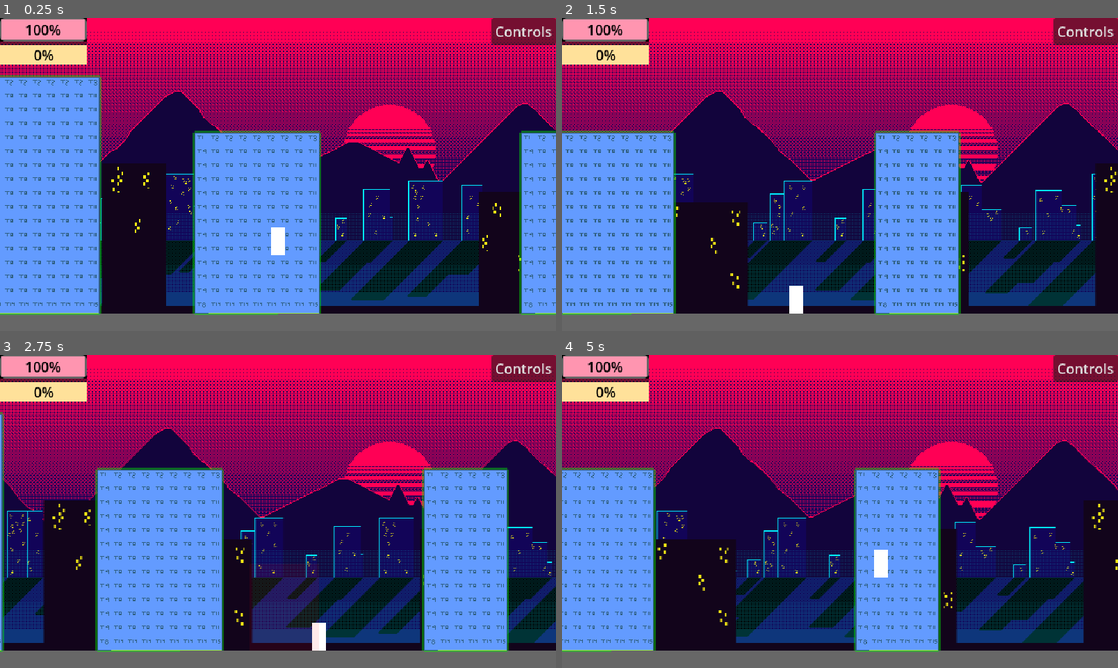
Above: before the commit, frames 1-4 (two rows, left to right).
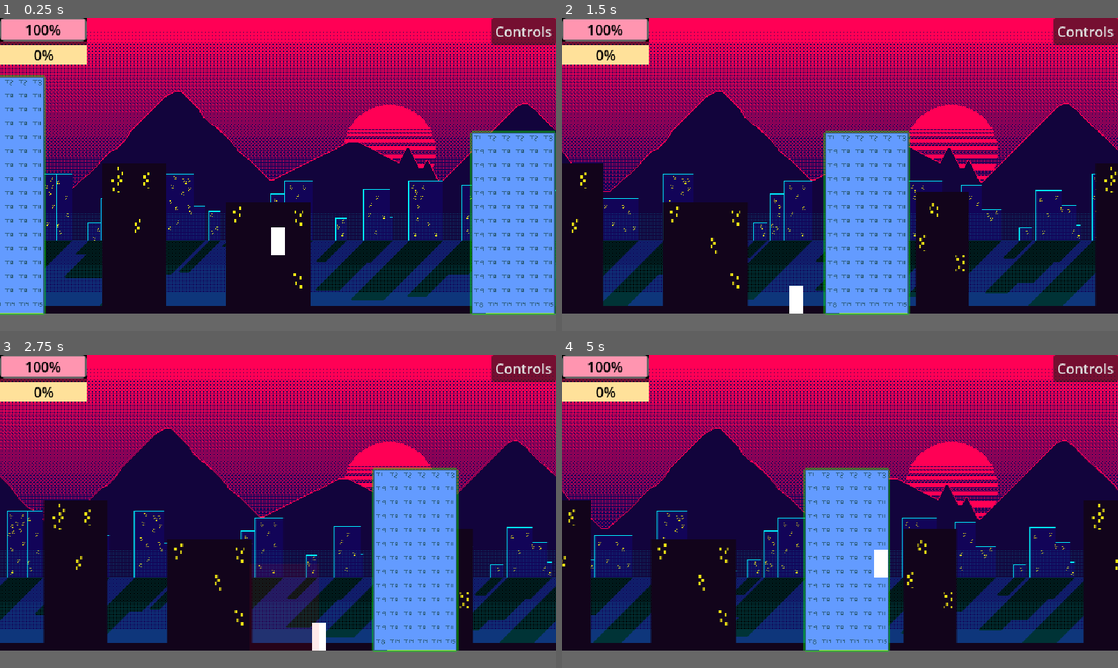
Above: after the commit, the same moments.

Repository: pkfiyah/hangry
Game: Godot game, scene res://levels/prototype.tscn
The game is run twice, just before and just after one commit, with the same random seed, the same clock (stepped at 60 frames per second) and the same inputs.
Inputs:
- Up to frame 1 (0.25 s): no input
- Up to frame 2 (1.5 s): tap Enter (ui_accept) at 0.5, 0.77 s; hold Z 0.53-1.28 s; hold Right (ui_right) from 0.53 s (still down); tap Z at 1.35 s
- Up to frame 3 (2.75 s): tap Enter (ui_accept) at 1.52 s; release Right (ui_right) at 2.03 s; hold Left (ui_left) from 2.03 s (still down); hold Z from 2.03 s (still down)
- Up to frame 4 (5 s): release Left (ui_left) at 2.78 s; release Z at 2.78 s; hold Right (ui_right) 2.78-4.28 s; tap Z at 2.85, 4.35 s; tap Enter (ui_accept) at 3.02, 3.77, 4.52 s; hold Z 3.53-4.28 s; hold Left (ui_left) from 4.28 s (still down)

The runs differ from the first frame. In frame 1, 28% of the frame differs, in the area x 6-100%, y 18-95%; in frame 2, 24%; in frame 3, 26%; in frame 4, 21%.

Commit message:
Clean up unused bits and bobs

Diff:
--- a/entities/chunk.gd
+++ b/entities/chunk.gd
@@ -22,8 +22,8 @@
 		var max_attempts = 10
 
 		for attempt in range(max_attempts):
-			# A chunk is 800 wide. We keep them away from the very edges.
-			pos_x = randf_range(100.0, 700.0 - b_width_pixels)
+			# A chunk is 640 wide (matching CHUNK_WIDTH in main.gd). We keep them away from the very edges.
+			pos_x = randf_range(100.0, 540.0 - b_width_pixels)
 
 			var overlap = false
 			for other in spawned_buildings:
--- a/entities/structures/building.gd
+++ /dev/null
@@ -1,88 +0,0 @@
-extends StaticBody2D
-
-@onready var color_rect = $ColorRect
-@onready var collision_shape = $CollisionShape2D
-
-var max_health: int = 100
-var current_health: int = 100
-var base_color: Color
-
-func _ready():
-	randomize_building()
-
-func randomize_building():
-	# Pick a random size for the building
-	var b_width = randf_range(90.0, 180.0)
-	var b_height = randf_range(180.0, 300.0)
-
-	# Update ColorRect visually
-	color_rect.custom_minimum_size = Vector2(b_width, b_height)
-	color_rect.size = Vector2(b_width, b_height)
-
-	# Position the ColorRect so its bottom-center is at (0, 0)
-	color_rect.position = Vector2(-b_width / 2.0, -b_height)
-
-	# Update CollisionShape size
-	var rect_shape = RectangleShape2D.new()
-	rect_shape.size = Vector2(b_width, b_height)
-	collision_shape.shape = rect_shape
-
-	# Position the CollisionShape so its bottom-center is also at (0, 0)
-	collision_shape.position = Vector2(0, -b_height / 2.0)
-
-	# Give the building a random grey/concrete color
-	var shade = randf_range(0.3, 0.7)
-	base_color = Color(shade, shade, shade, 1.0)
-	color_rect.color = base_color
-
-	# Add a roof for the player to stand on
-	var roof_body = StaticBody2D.new()
-	roof_body.collision_layer = 32 # Platforms layer
-	roof_body.collision_mask = 0
-
-	var roof_shape = CollisionShape2D.new()
-	var roof_rect = RectangleShape2D.new()
-	roof_rect.size = Vector2(b_width, 10)
-	roof_shape.shape = roof_rect
-	roof_shape.one_way_collision = true
-	roof_shape.position = Vector2(0, -b_height + 5) # Top of the building
-
-	roof_body.add_child(roof_shape)
-	add_child(roof_body)
-
-func take_damage(amount: int):
-	current_health -= amount
-
-	var health_ratio = float(current_health) / float(max_health)
-
-	# Darken/redden color based on health
-	color_rect.color = base_color.lerp(Color.DARK_RED, 1.0 - health_ratio)
-
-	if current_health <= 0:
-		spawn_destruction_effect()
-		queue_free()
-
-func spawn_destruction_effect():
-	var particles = CPUParticles2D.new()
-	particles.emitting = false
-	particles.one_shot = true
-	particles.explosiveness = 0.8
-	particles.lifetime = 0.6
-	particles.direction = Vector2(0, -1)
-	particles.spread = 90.0
-	particles.initial_velocity_min = 100.0
-	particles.initial_velocity_max = 300.0
-	particles.scale_amount_min = 5.0
-	particles.scale_amount_max = 15.0
-	particles.color = base_color
-
-	# Position the explosion at the center of the building
-	particles.global_position = global_position + Vector2(0, -color_rect.size.y / 2.0)
-
-	# Add to the main scene so it survives the building being freed
-	get_tree().current_scene.add_child(particles)
-	particles.emitting = true
-
-	# Clean up particles after they finish
-	var timer = get_tree().create_timer(1.0)
-	timer.timeout.connect(particles.queue_free)
--- a/entities/structures/building_block.gd
+++ b/entities/structures/building_block.gd
@@ -2,7 +2,6 @@
 class_name BuildingBlock
 
 var grid_position: Vector2i
-var chunk_id: int
 var health: int = 100
 
 @onready var sprite: Sprite2D = $Sprite2D
Not shown, removed: entities/structures/building.gd.uid
